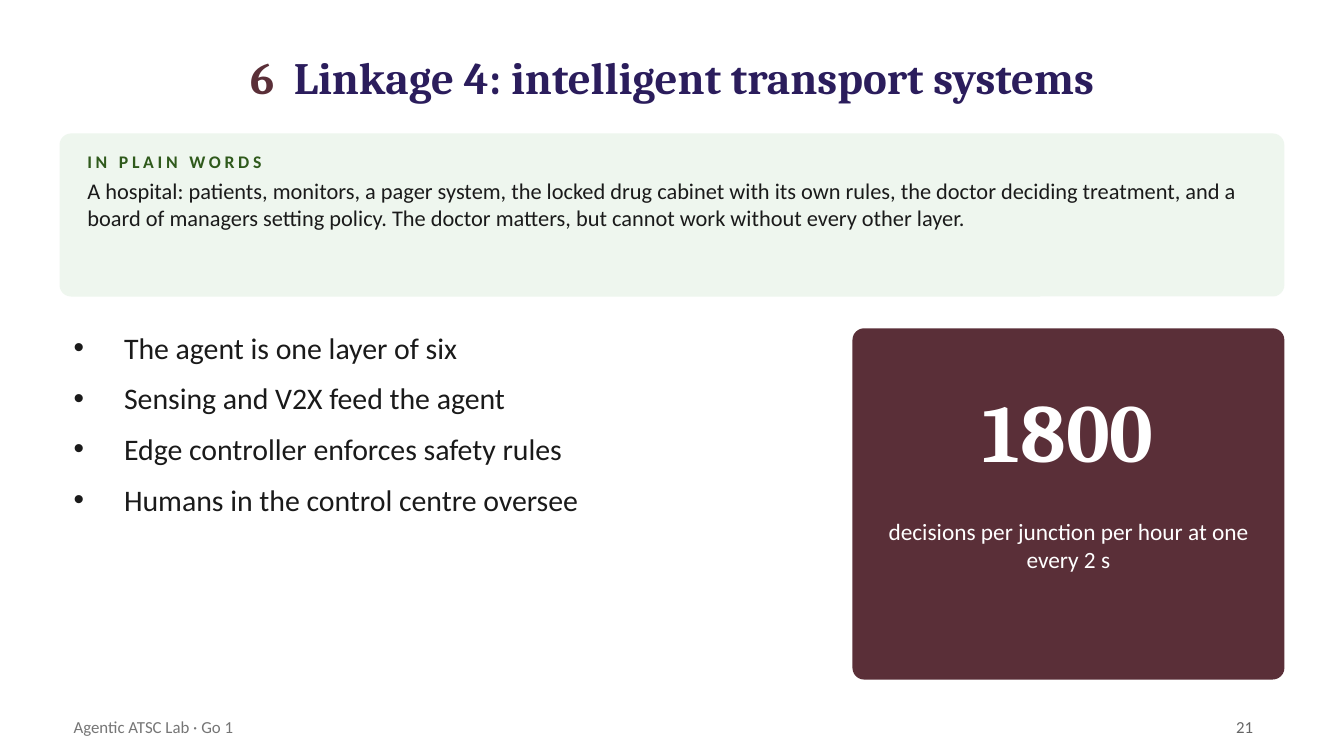
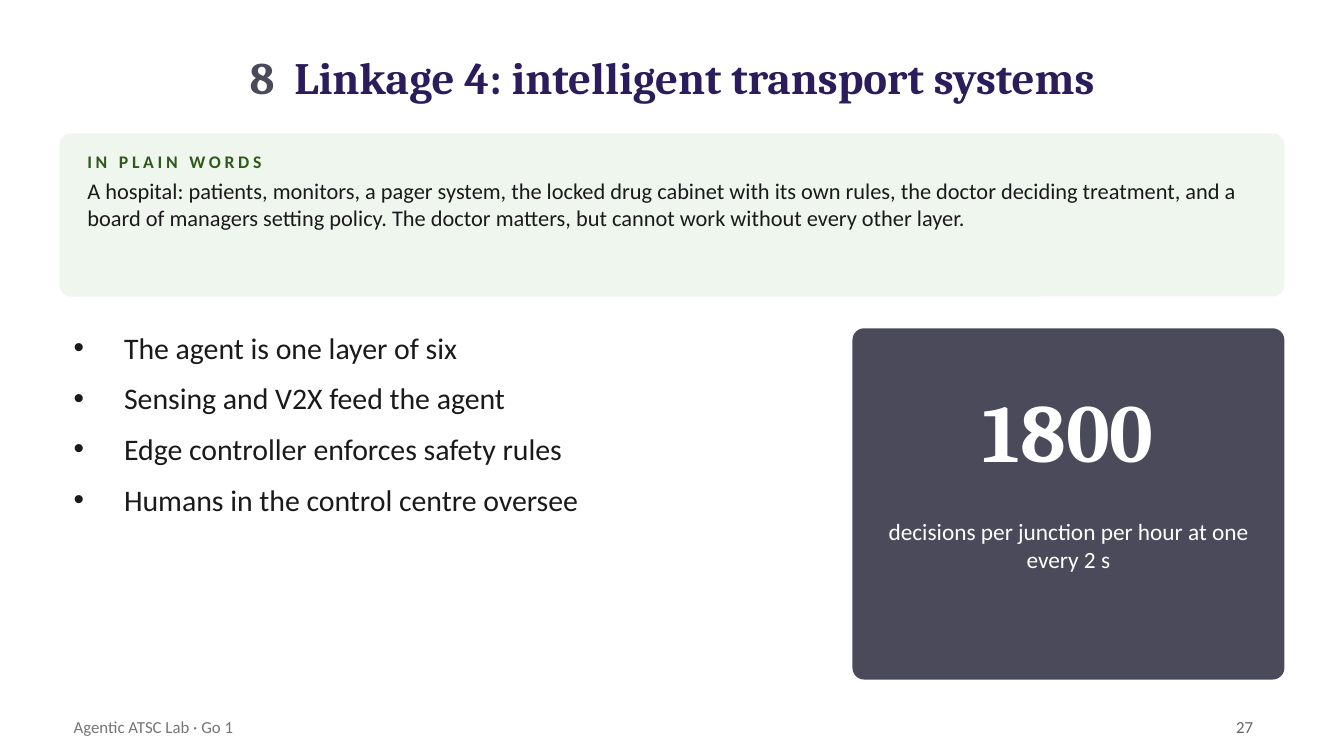
Before and after one commit to smrahmanbd/agentic-atsc-lab, a slide deck: slide 27 of docs/materials/AATSC_Go1_Lecture.pptx (slide 21 before the commit). Drawn at 1344x756 pixels with LibreOffice and Linux fonts; fonts in the diff are those of the drawing. Boxes give left, top, right and bottom in pixels: in the first picture for what was removed or moved away, otherwise in the second. Text is boxed around its words. In the diff, an @@ line names an element or a change of style, - is before the commit and + after.

```diff
--- a/docs/materials/AATSC_Go1_Lecture.pptx
+++ b/docs/materials/AATSC_Go1_Lecture.pptx
@@ title at bbox=[250, 63, 1095, 104]: text changed @@
-6 Linkage 4: intelligent transport systems
+8 Linkage 4: intelligent transport systems
@@ rounded rectangle at bbox=[853, 329, 1284, 679]: fill #5A2F38 to #4A4A5A; outline #5A2F38 1 pt to #4A4A5A 1 pt @@
@@ page number at bbox=[1236, 722, 1253, 733]: text changed @@
-21
+27
```
Also in this commit, not shown: 26 other slides changed, 6 slides added, 2 other files.
